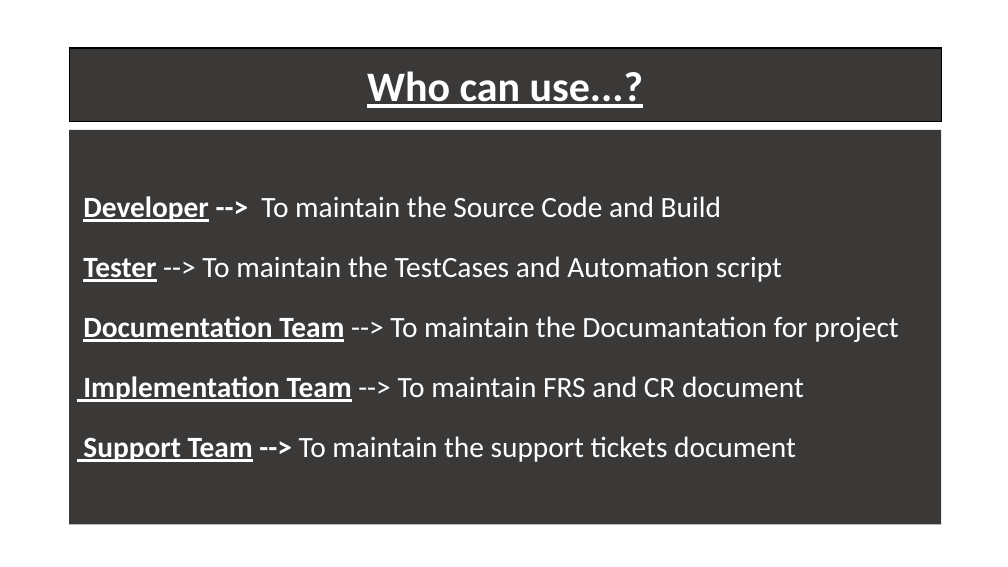
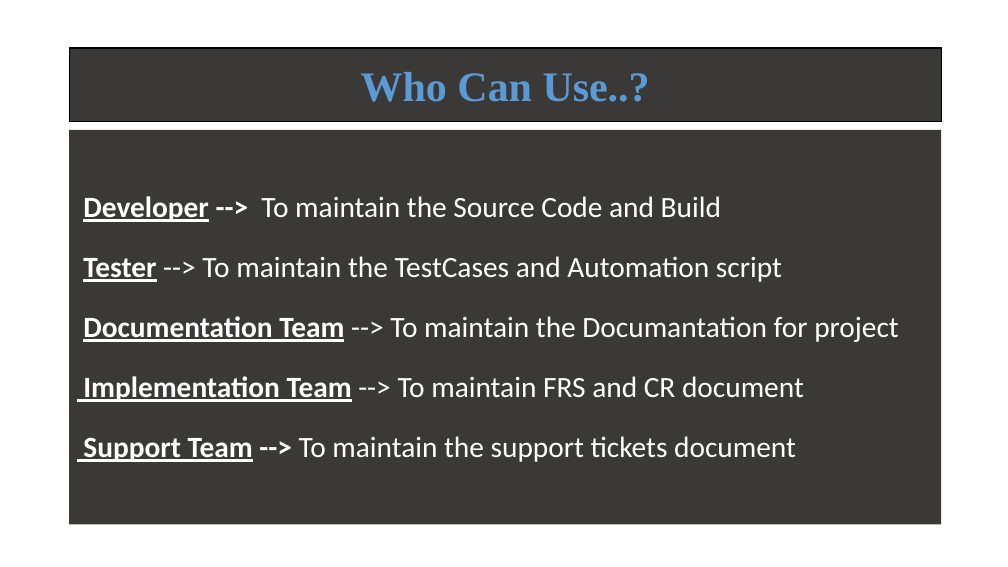
Before and after one commit to ATE186-Murali/PPT, a slide deck: slide 7 of GitHub.pptx. Drawn at 1008x567 pixels with LibreOffice and Linux fonts; fonts in the diff are those of the drawing. Boxes give left, top, right and bottom in pixels: in the first picture for what was removed or moved away, otherwise in the second. Text is boxed around its words. In the diff, an @@ line names an element or a change of style, - is before the commit and + after.

```diff
--- a/GitHub.pptx
+++ b/GitHub.pptx
@@ text in rectangle at [361,72,650,102]: text changed; font Calibri to Times New Roman; text colour #FFFFFF to #5B9BD5 @@
-Who can use...?
+Who Can Use..?
```
Also in this commit, not shown: 8 other slides changed.
